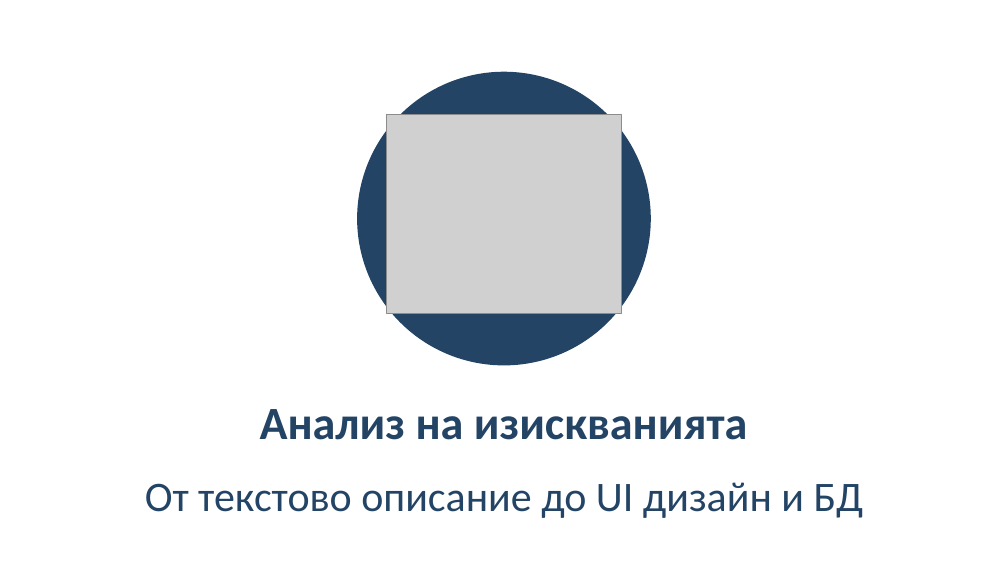
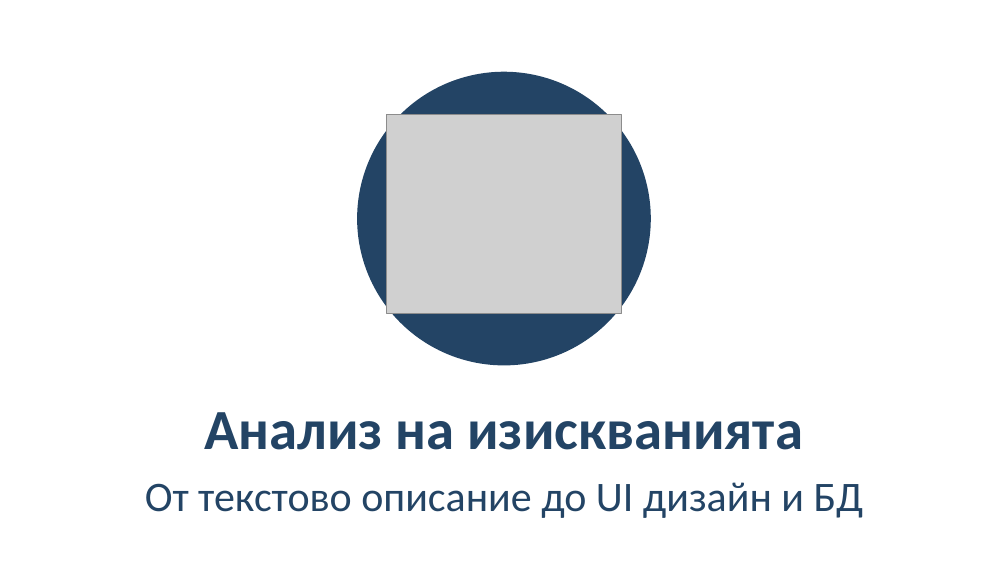
Before and after one commit to BG-IT-Edu/School-Programming, a slide deck: slide 9 of Courses/Software-Sciences/Module-4-Information-Systems-New/09-Life-cycle-of-Information-System/09-Life-cycle-of-Information-System.pptx. Drawn at 1008x567 pixels with LibreOffice and Linux fonts; fonts in the diff are those of the drawing; grey boxes stand for pictures. Boxes give left, top, right and bottom in pixels: in the first picture for what was removed or moved away, otherwise in the second. Text is boxed around its words. In the diff, an @@ line names an element or a change of style, - is before the commit and + after.

```diff
--- a/Courses/Software-Sciences/Module-4-Information-Systems-New/09-Life-cycle-of-Information-System/09-Life-cycle-of-Information-System.pptx
+++ b/Courses/Software-Sciences/Module-4-Information-Systems-New/09-Life-cycle-of-Information-System/09-Life-cycle-of-Information-System.pptx
@@ title "Анализ на изискванията" at (x1=204, y1=412, x2=803, y2=450): size 44 to 54 pt @@
```
Also in this commit, not shown: 5 other slides changed, 2 other files.
